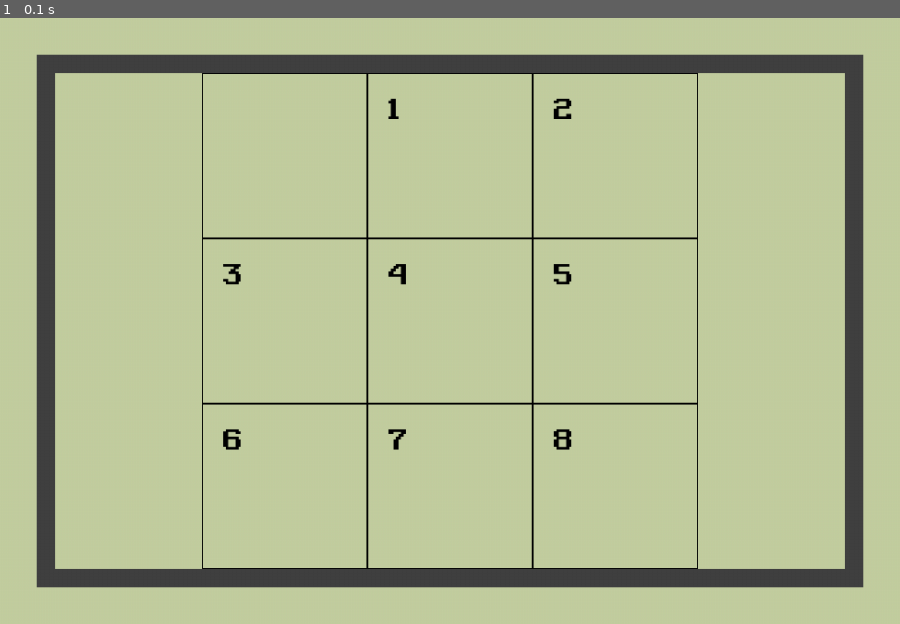
Above: before the commit, frame 1.
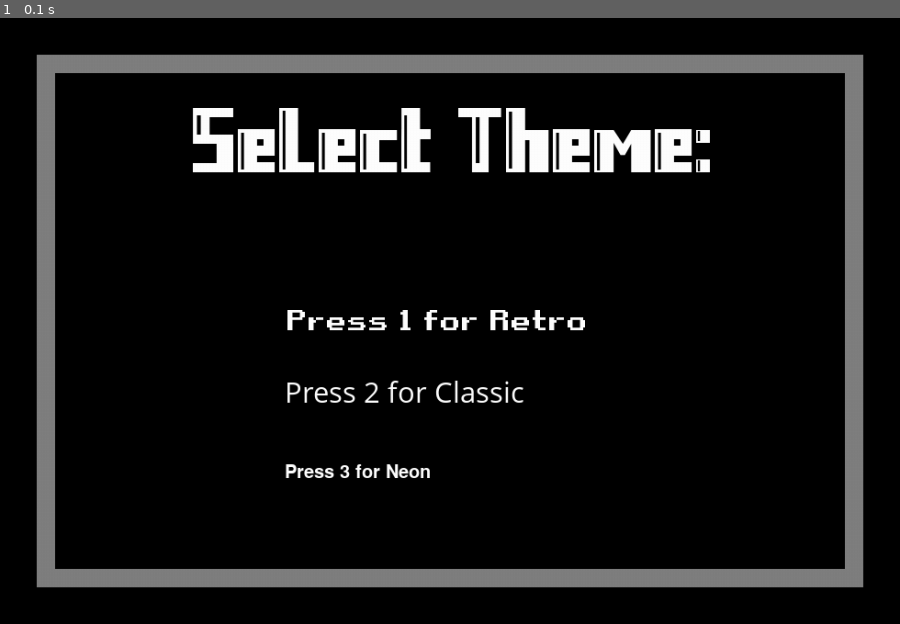
Above: after the commit, the same moment.

Repository: hugo-andriamaromanana/puzzle
Game: pygame game, started from main.py
Same seed, same stepped clock (60 frames per second), same inputs: the game is played once before the commit and once after it.
Inputs:
- Up to frame 1 (0.1 s): no input

The runs differ from the first frame. In frame 1, 99% of the frame differs, in the area x 0-100%, y 0-100%.

Commit message:
[ADD] test func

Diff:
--- a/display.py
+++ b/display.py
@@ -34,21 +34,34 @@
             "DEFAULT": pygame.font.Font(os.path.join("fonts", "Neon.ttf"), 30),
             "BIG": pygame.font.Font(os.path.join("fonts", "Neon.ttf"), 40)
         }
-    }
+    },
+    "DARK": {
+        "BACKGROUND": COLORS["BLACK"],
+        "BORDER": COLORS["GREY"],
+        "FONTS": {
+            "SMOL": pygame.font.Font(os.path.join("fonts", "Retrolab.ttf"), 20),
+            "DEFAULT": pygame.font.Font(os.path.join("fonts", "Retrolab.ttf"), 30),
+            "BIG": pygame.font.Font(os.path.join("fonts", "Retrolab.ttf"), 100)
+        }
+    },
 }
+
 
 
 SCREEN = pygame.display.set_mode((980, 660))
 RECTANGLE = pygame.Surface((900, 580))
 GAME_DISPLAY = pygame.Surface((860, 540))
-theme = THEME["RETRO"]
+
+current_theme = "DARK"
+theme = THEME[current_theme]
 fonts = theme["FONTS"]
+
 settings['CELL_SIZE'] = int(
     math.sqrt((540*540)//(settings['WIDTH_BORDER']*settings['HEIGHT_BORDER'])))
+
 game_grid = [str(i) for i in range(
     settings['WIDTH_BORDER']*settings['HEIGHT_BORDER'])]
 active_font = fonts['DEFAULT']
-
 
 def draw_grid(settings,game_grid):
     SCREEN.fill(theme['BACKGROUND'])
@@ -63,3 +76,28 @@
             if game_grid[row*settings['WIDTH_BORDER']+col] != '0':
                 GAME_DISPLAY.blit(active_font.render(game_grid[row*settings['WIDTH_BORDER']+col], True,
                                 COLORS['BLACK']), (col * settings['CELL_SIZE']+160+20, row * settings['CELL_SIZE']+20))
+
+def draw_menu(current_theme):
+    theme=THEME[current_theme]
+    fonts=theme['FONTS']
+    SCREEN.fill(theme['BACKGROUND'])
+    SCREEN.blit(RECTANGLE, (40, 40))
+    RECTANGLE.fill(theme['BORDER'])
+    RECTANGLE.blit(GAME_DISPLAY, (20, 20))
+    GAME_DISPLAY.fill(theme['BACKGROUND'])
+    GAME_DISPLAY.blit(fonts['BIG'].render("Puzzle Game", True, COLORS['BLACK']), (200, 100))
+    GAME_DISPLAY.blit(fonts['DEFAULT'].render("Press Enter to start", True, COLORS['BLACK']), (200, 300))
+    GAME_DISPLAY.blit(fonts['DEFAULT'].render("Press Esc to quit", True, COLORS['BLACK']), (200, 400))
+
+def display_select_theme(current_theme):
+    theme=THEME[current_theme]
+    fonts=theme['FONTS']
+    SCREEN.fill(theme['BACKGROUND'])
+    SCREEN.blit(RECTANGLE, (40, 40))
+    RECTANGLE.fill(theme['BORDER'])
+    RECTANGLE.blit(GAME_DISPLAY, (20, 20))
+    GAME_DISPLAY.fill(theme['BACKGROUND'])
+    GAME_DISPLAY.blit(fonts['BIG'].render("Select Theme:", True, COLORS['WHITE']), (150, 10))
+    GAME_DISPLAY.blit(THEME["RETRO"]["FONTS"]["DEFAULT"].render("Press 1 for Retro", True, COLORS['WHITE']), (250, 250))
+    GAME_DISPLAY.blit(THEME["CLASSIC"]["FONTS"]["DEFAULT"].render("Press 2 for Classic", True, COLORS['WHITE']), (250, 325))
+    GAME_DISPLAY.blit(THEME["NEON"]["FONTS"]["DEFAULT"].render("Press 3 for Neon", True, COLORS['WHITE']), (250, 425))
--- a/main.py
+++ b/main.py
@@ -3,18 +3,28 @@
 if __name__ == "__main__":
     running=True
     while running:
-        draw_grid(settings,game_grid)
         events=pygame.event.get()
-        for event in events:
-            running = ESC_KEYDOWN(event)
-            if slide_tiles(settings,game_grid,event):
-                draw_grid(settings,game_grid)
-                score=add_score(score)
-            if not check_win(game_grid,WINNING_POS):
-                running=False
-            #------------------------------------------------------------
-            if event.type == pygame.KEYDOWN:
-                if event.key == pygame.K_SPACE:
-                    game_grid = ['1', '2', '3', '4', '5', '6', '7', '0', '8']
-            #------------------------------------------------------------
+        if state=='Theme':
+            display_select_theme(current_theme)
+            for event in events:
+                test_run(event)
+                running = ESC_KEYDOWN(event)
+        if state=='Menu':
+            draw_menu(current_theme)
+            for event in events:
+                running = ESC_KEYDOWN(event)
+        if state=='Game':
+            draw_grid(settings,game_grid)
+            for event in events:
+                running = ESC_KEYDOWN(event)
+                if slide_tiles(settings,game_grid,event):
+                    draw_grid(settings,game_grid)
+                    score=add_score(score)
+                if not check_win(game_grid,WINNING_POS):
+                    running=False
+                #------------------------------------------------------------
+                if event.type == pygame.KEYDOWN:
+                    if event.key == pygame.K_SPACE:
+                        game_grid = ['1', '2', '3', '4', '5', '6', '7', '0', '8']
+                #------------------------------------------------------------
         pygame.display.update()
--- a/pygame_functions.py
+++ b/pygame_functions.py
@@ -5,6 +5,7 @@
 AUTHORIZED_KEYS = [K_DOWN, K_UP, K_LEFT, K_RIGHT]
 WINNING_POS=[str(i) for i in range(1,settings['WIDTH_BORDER']*settings['HEIGHT_BORDER'])]+['0']
 score=0
+state='Theme'
 
 def ESC_KEYDOWN(event):
     if event.type == pygame.KEYDOWN and event.key == pygame.K_ESCAPE:
@@ -44,3 +45,24 @@
 
 def add_score(score):
     return score+1
+
+def select_theme_event(event):
+    global state
+    global current_theme
+    if event.type == pygame.KEYDOWN and event.unicode == '1':
+        current_theme = 'RETRO'
+        state='Menu'
+
+
+def test_run(event):
+    global current_theme
+    global state
+    if event.type == pygame.KEYDOWN and event.unicode == '1':
+        current_theme = 'RETRO'
+        state='Menu'
+    if event.type == pygame.KEYDOWN and event.unicode == '2':
+        current_theme = 'CLASSIC'
+        state='Menu'
+    if event.type == pygame.KEYDOWN and event.unicode == '3':
+        current_theme = 'NEON'
+        state='Menu'
Binary file added: fonts/Retrolab.ttf
